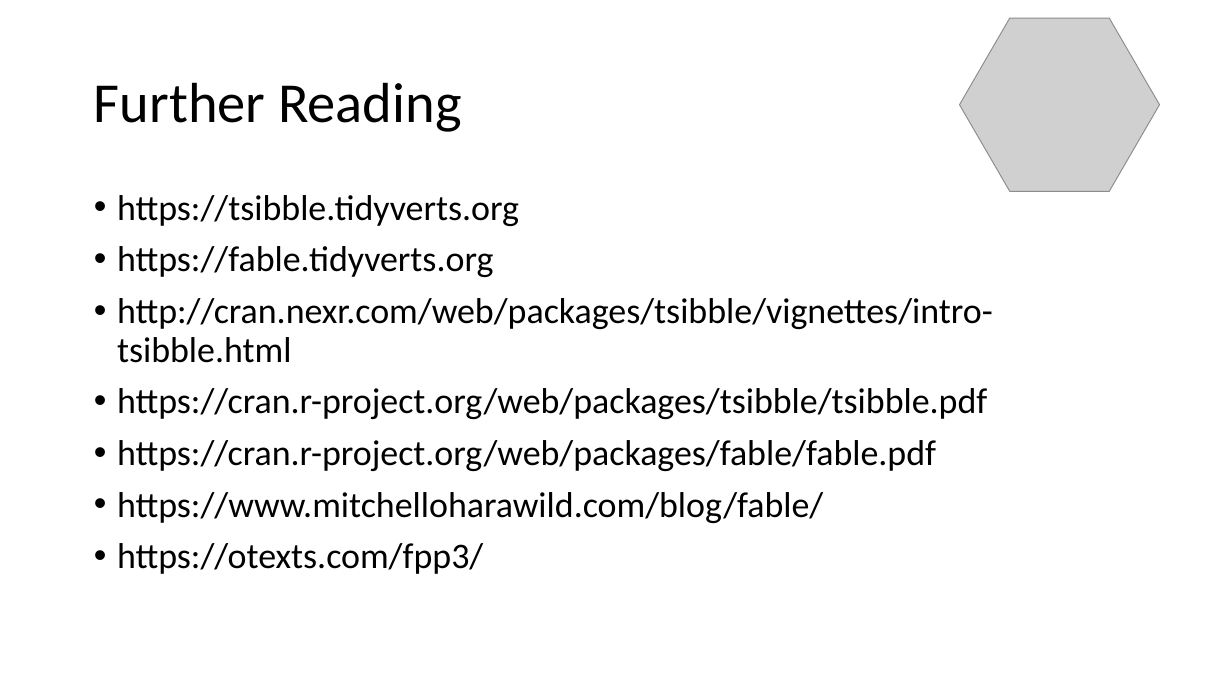
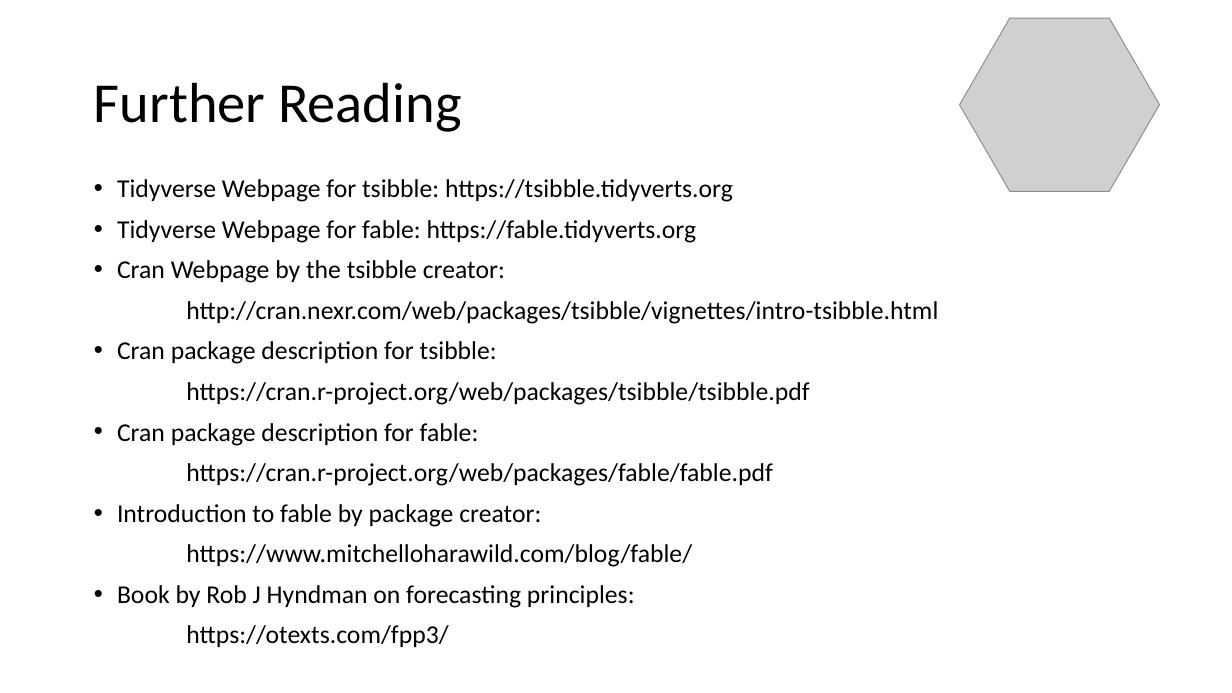
Before and after one commit to intro-to-data-science-22-workshop/-14-temporal-data-with-tsibble-and-fable-Samson-Krafft, a slide deck: slide 16 of tsibble and fable.pptx (slide 15 before the commit). Drawn at 1232x693 pixels with LibreOffice and Linux fonts; fonts in the diff are those of the drawing; grey boxes stand for pictures; background and template pictures are left out. Boxes give left, top, right and bottom in pixels: in the first picture for what was removed or moved away, otherwise in the second. Text is boxed around its words. In the diff, an @@ line names an element or a change of style, - is before the commit and + after.

Commit message:
powerpoint

```diff
--- a/tsibble and fable.pptx
+++ b/tsibble and fable.pptx
@@ text "Tidyverse Webpage for tsibble: https://tsibble.tidyverts.org": place and size @@
-text "Tidyverse Webpage for tsibble: https://tsibble.tidyverts.org" at (117, 195, 993, 574)
+text "Tidyverse Webpage for tsibble: https://tsibble.tidyverts.org" at (117, 179, 938, 647)
@@ text at (117, 179, 733, 283): text changed; size 28 to 20 pt @@
-• https://tsibble.tidyverts.org
-• https://fable.tidyverts.org
+• Tidyverse Webpage for tsibble: https://tsibble.tidyverts.org
+• Tidyverse Webpage for fable: https://fable.tidyverts.org
+• Cran Webpage by the tsibble creator:
@@ text at (186, 301, 938, 647): size 28 to 20 pt in "http://cran.nexr.com/web/packages/tsibble/vignettes/intro-ts ...", "https://cran.r-project.org/web/packages/tsibble/tsibble.pdf", "https://cran.r-project.org/web/packages/fable/fable.pdf", "https://www.mitchelloharawild.com/blog/fable/" and 1 more places; bullet • to none @@
@@ text at (117, 341, 497, 364): paragraph added @@
+• Cran package description for tsibble:
@@ text at (117, 423, 479, 446): paragraph added @@
+• Cran package description for fable:
@@ text at (117, 504, 541, 527): paragraph added @@
+• Introduction to fable by package creator:
@@ text at (117, 585, 635, 608): paragraph added @@
+• Book by Rob J Hyndman on forecasting principles:
```
Also in this commit, not shown: 2 other slides changed, 1 slide added, 1 other file.
